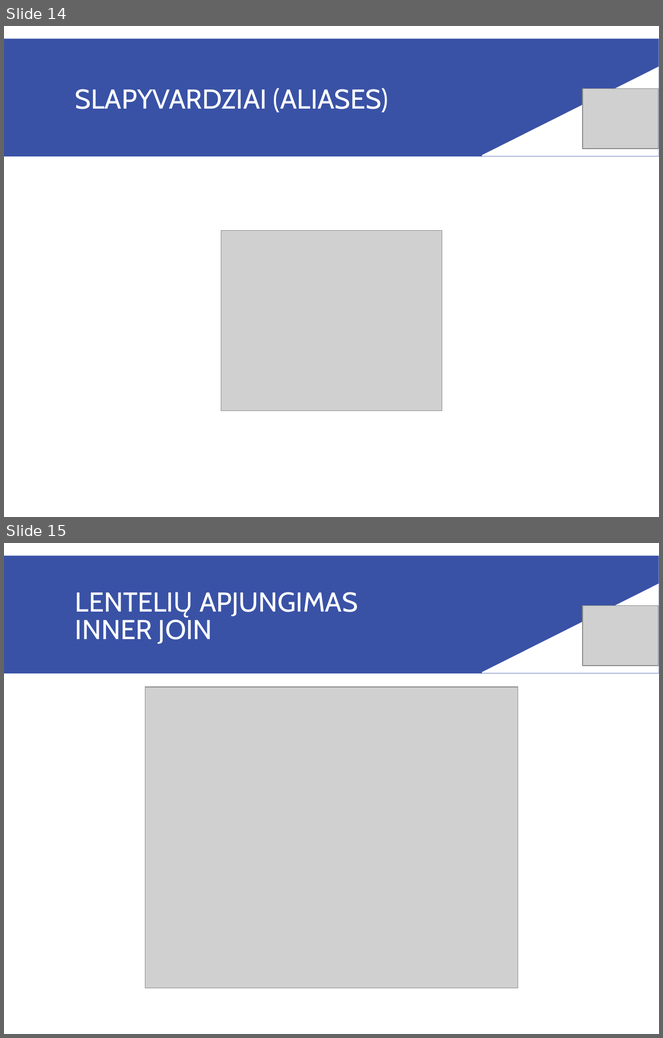
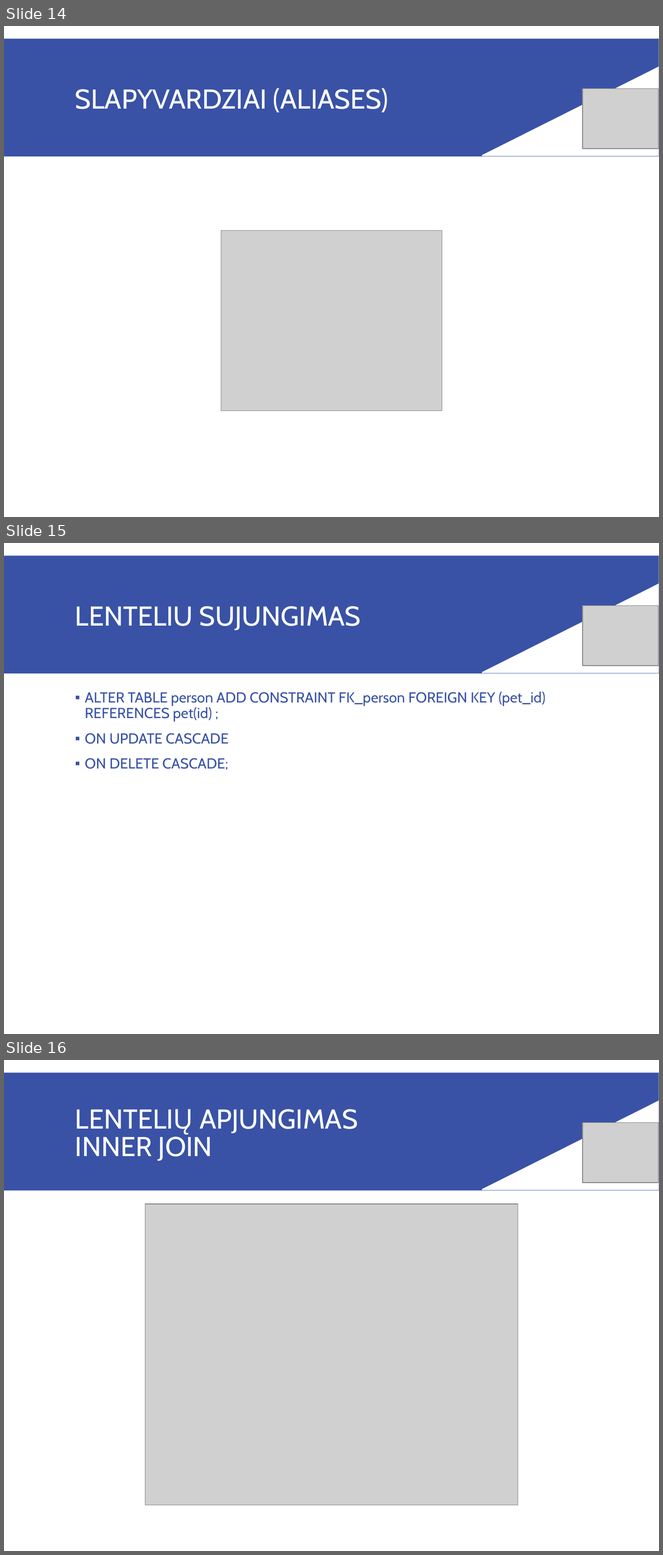
Before and after one commit to raimis-vcs/2016.10.25, a slide deck: paskaituSkaidres/8paskaita-sql.ppt. Shown one above the other, each under a label of ours: slides 14 and 15 before the commit, slides 14, 15 and 16 after it. The pictures are 663x1038 and 663x1555 pixels, drawn with LibreOffice and Linux fonts; fonts in the diff are those of the drawing; grey boxes stand for pictures. Boxes give left, top, right and bottom in pixels: in the first picture for what was removed or moved away, otherwise in the second. Text is boxed around its words. In the diff, an @@ line names an element or a change of style, - is before the commit and + after.

```diff
--- a/paskaituSkaidres/8paskaita-sql.ppt
+++ b/paskaituSkaidres/8paskaita-sql.ppt
@@ slide 15 added at [4,543,659,1034], background #FFFFFF; not listed: 1 template element that a slide beside it also shows @@
@@ right triangle added at [482,584,659,672], fill #FFFFFF, outline #FFFFFF 0.99 pt @@
@@ title added at [75,606,361,630], 30 pt, text #FFFFFF @@
+LENTELIU SUJUNGIMAS
@@ picture added at [583,606,658,666] @@
@@ text added at [85,692,545,770], 16 pt, text #3952A6 @@
+▪ ALTER TABLE person ADD CONSTRAINT FK_person FOREIGN KEY (pet_id) REFERENCES pet(id) ;
+▪ ON UPDATE CASCADE
+▪ ON DELETE CASCADE;
@@ what was slide 15 is now slide 16 @@
```
Also in this commit, not shown: 19 other files.
